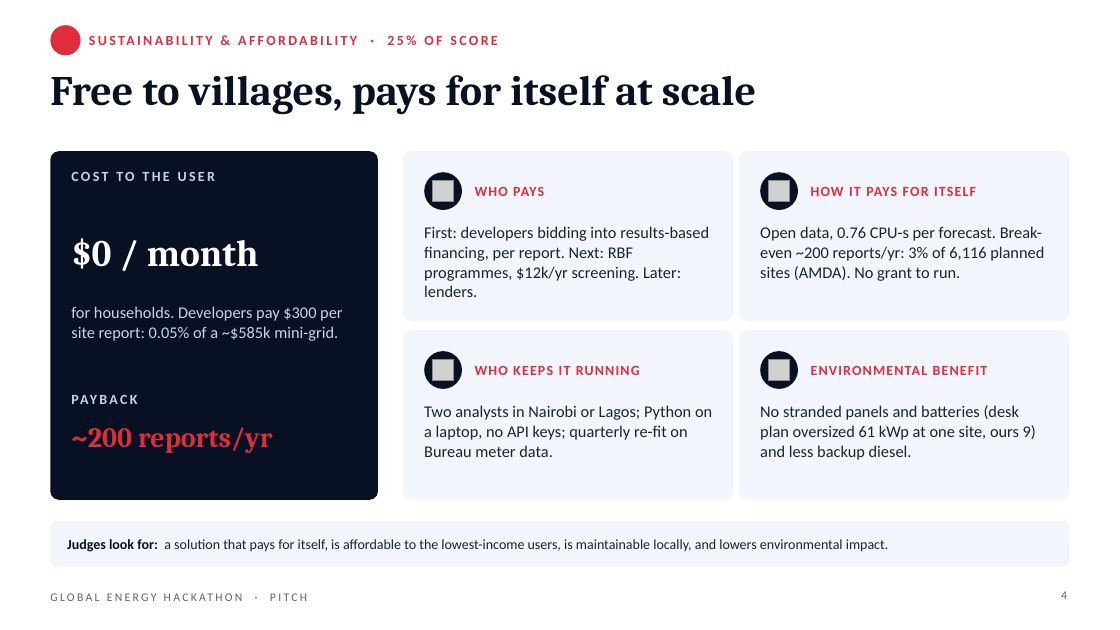
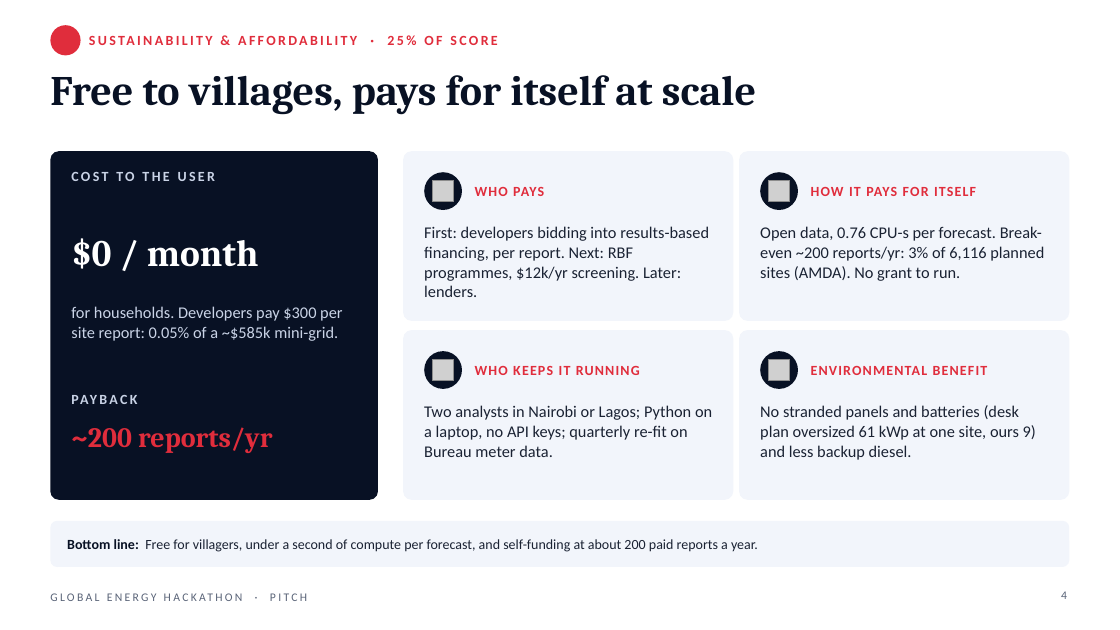
Before and after one commit to TusharTechs/lodestar, a slide deck: slide 4 of docs/Lodestar_Brief03_Pitch.pptx. Drawn at 1120x630 pixels with LibreOffice and Linux fonts; fonts in the diff are those of the drawing; grey boxes stand for pictures; background and template pictures are left out. Boxes give left, top, right and bottom in pixels: in the first picture for what was removed or moved away, otherwise in the second. Text is boxed around its words. In the diff, an @@ line names an element or a change of style, - is before the commit and + after.

Commit message:
Pitch deck: replace template's 'Judges look for' guidance bar with our own bottom-line takeaway per slide

```diff
--- a/docs/Lodestar_Brief03_Pitch.pptx
+++ b/docs/Lodestar_Brief03_Pitch.pptx
@@ text at bbox=[67, 539, 758, 552]: text changed @@
-Judges look for: a solution that pays for itself, is affordable to the lowest-income users, is maintainable locally, and lowers environmental impact.
+Bottom line: Free for villagers, under a second of compute per forecast, and self-funding at about 200 paid reports a year.
```
Also in this commit, not shown: 3 other slides changed, 2 other files.
